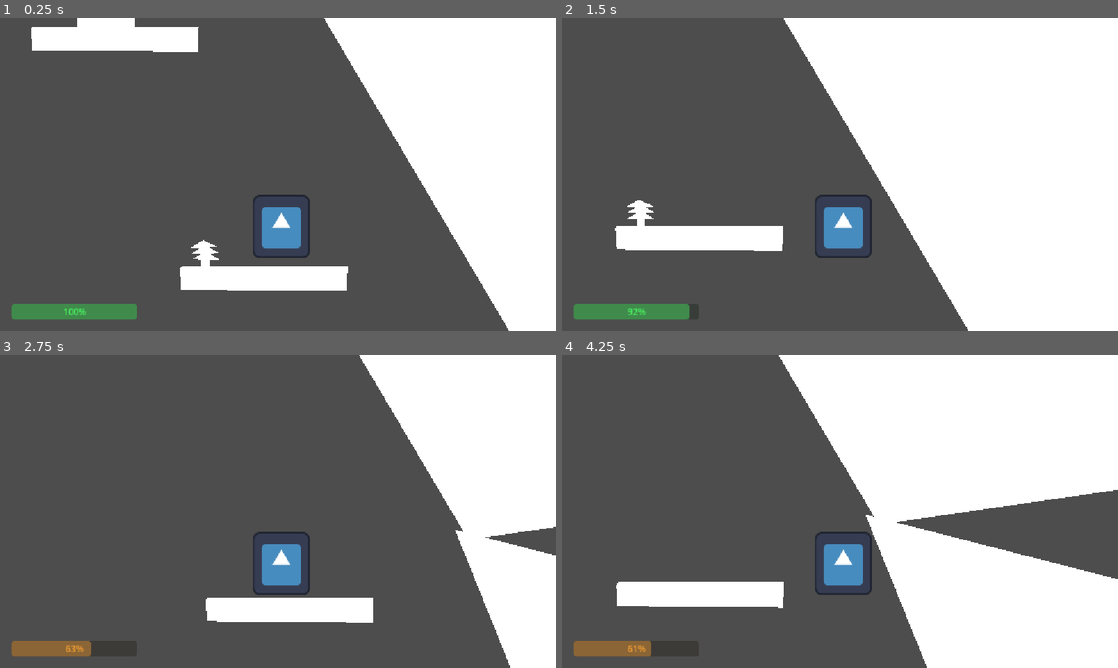
Above: before the commit, frames 1-4 (two rows, left to right).
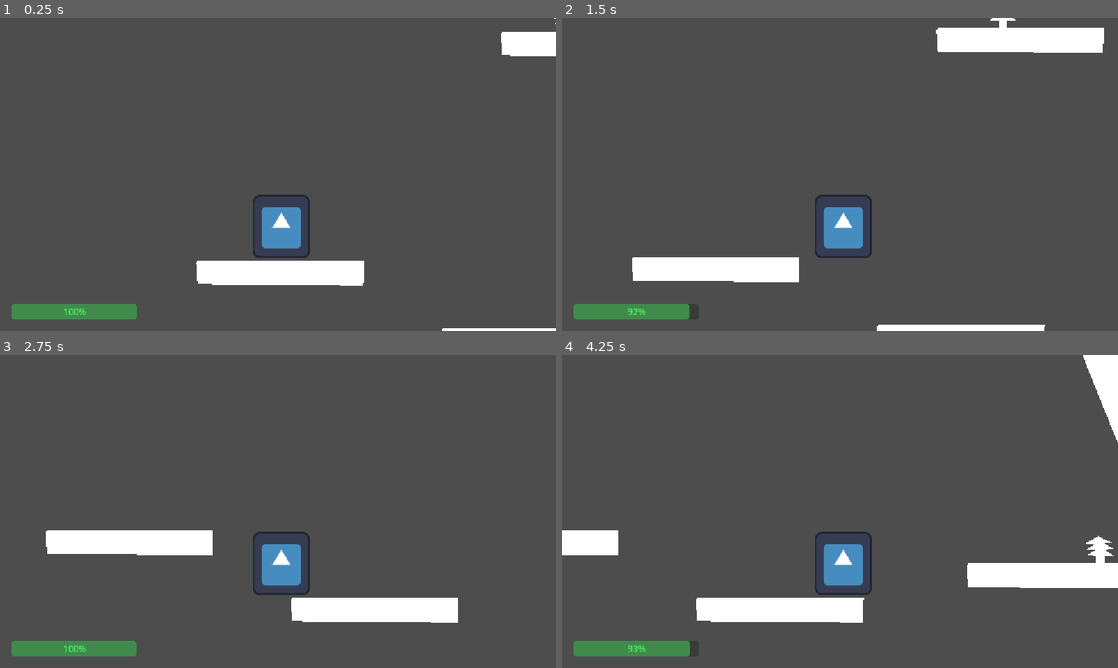
Above: after the commit, the same moments.

Repository: roycenstrom0/RS_climb_up_mountain
Game: Godot game, scene res://sandbox.tscn
The game is run twice, just before and just after one commit, with the same random seed, the same clock (stepped at 60 frames per second) and the same inputs. The engine's default icon, where the game draws it, is replaced by a stand-in: a white triangle on a blue panel in a dark square.
Inputs:
- Up to frame 1 (0.25 s): no input
- Up to frame 2 (1.5 s): tap Enter (ui_accept) at 0.5, 0.77 s; hold Right (ui_right) from 0.53 s (still down)
- Up to frame 3 (2.75 s): tap Enter (ui_accept) at 1.52 s; release Right (ui_right) at 2.03 s; hold Left (ui_left) from 2.03 s (still down)
- Up to frame 4 (4.25 s): release Left (ui_left) at 2.78 s; hold Right (ui_right) from 2.78 s (still down); tap Enter (ui_accept) at 3.02, 3.77 s

The runs differ from the first frame. In frame 1, 29% of the frame differs, in the area x 5-100%, y 0-100%; in frame 2, 46%, in the area x 9-100%, y 0-100%; in frame 3, 26%; in frame 4, 44%.

Commit message:
case and items
creating ways the play can heal and get advantages

Diff:
--- /dev/null
+++ b/adrenaline.tscn
@@ -0,0 +1,3 @@
+[gd_scene format=3 uid="uid://42hf5npsfhhh"]
+
+[node name="adrenaline shot" type="Node2D" unique_id=1802764779]
--- /dev/null
+++ b/case_or_something.gd
@@ -0,0 +1,92 @@
+extends Area2D
+
+# Emitted once, after the item is added to the inventory.
+signal case_opened(item_name: String)
+
+@export var player_group: StringName = &"player"
+@export var interact_action: StringName = &"interact"
+@export var prompt_text: String = "Press E to open"
+
+# Each item has the same chance of being chosen.
+const ITEMS: Array[String] = [
+	"Emergency Kit",
+	"Poison Recovery",
+	"Adrenaline Shot",
+]
+
+var opened: bool = false
+var player_in_range: Node2D = null
+
+# These nodes are included in loot_case.tscn. They are optional if you use
+# this script on your own case: replace them with your own visuals or UI.
+@onready var closed_visual := get_node_or_null("Closed") as CanvasItem
+@onready var open_visual := get_node_or_null("Open") as CanvasItem
+@onready var prompt := get_node_or_null("Prompt") as Label
+
+
+func _ready() -> void:
+	monitoring = true
+	if not body_entered.is_connected(_on_body_entered):
+		body_entered.connect(_on_body_entered)
+	if not body_exited.is_connected(_on_body_exited):
+		body_exited.connect(_on_body_exited)
+
+	_update_visuals()
+	if prompt != null:
+		prompt.hide()
+
+	if not InputMap.has_action(interact_action):
+		push_warning("Loot case: Add the 'interact' action in Project Settings > Input Map.")
+
+
+func _on_body_entered(body: Node2D) -> void:
+	if body.is_in_group(player_group):
+		player_in_range = body
+		if prompt != null:
+			prompt.text = "Already opened" if opened else prompt_text
+			prompt.show()
+
+
+func _on_body_exited(body: Node2D) -> void:
+	if body == player_in_range:
+		player_in_range = null
+		if prompt != null:
+			prompt.hide()
+
+
+func _unhandled_input(event: InputEvent) -> void:
+	if opened or not is_instance_valid(player_in_range):
+		return
+
+	if InputMap.has_action(interact_action) and event.is_action_pressed(interact_action):
+		# Prevent a single keypress from opening several overlapping cases.
+		get_viewport().set_input_as_handled()
+		_open_case()
+
+
+func _open_case() -> void:
+	if opened:
+		return
+
+	# Don't open or lose the item if the inventory hasn't been set up.
+	var inventory := get_node_or_null("/root/CaseInventory")
+	if inventory == null or not inventory.has_method("add_item"):
+		push_error("Loot case: Add case_inventory.gd as an Autoload named CaseInventory.")
+		if prompt != null:
+			prompt.text = "Inventory missing (see Output)"
+		return
+
+	var item_name: String = ITEMS[randi_range(0, ITEMS.size() - 1)]
+	opened = true
+	_update_visuals()
+	if prompt != null:
+		prompt.text = "You found: %s" % item_name
+	inventory.call("add_item", item_name)
+	case_opened.emit(item_name)
+
+
+func _update_visuals() -> void:
+	if closed_visual != null:
+		closed_visual.visible = not opened
+	if open_visual != null:
+		open_visual.visible = opened
--- /dev/null
+++ b/case_or_something.tscn
@@ -0,0 +1,19 @@
+[gd_scene format=3 uid="uid://dfqbwllx0p8pc"]
+
+[ext_resource type="Texture2D" uid="uid://4q335xxs2p" path="res://icon.svg" id="1_d7d2p"]
+[ext_resource type="Script" uid="uid://s0aswaryuean" path="res://case_or_something.gd" id="1_u4nnn"]
+
+[sub_resource type="RectangleShape2D" id="RectangleShape2D_4b7wr"]
+size = Vector2(82, 25)
+
+[node name="case_or_something" type="Area2D" unique_id=1333177460]
+script = ExtResource("1_u4nnn")
+
+[node name="Icon" type="Sprite2D" parent="." unique_id=951972100]
+position = Vector2(-2, -1)
+scale = Vector2(0.6445313, 0.22265625)
+texture = ExtResource("1_d7d2p")
+
+[node name="CollisionShape2D" type="CollisionShape2D" parent="." unique_id=637483875]
+position = Vector2(-3, -1)
+shape = SubResource("RectangleShape2D_4b7wr")
--- a/climber.gd
+++ b/climber.gd
@@ -1,4 +1,7 @@
 extends CharacterBody2D
+
+# Sent when a case (or another script) adds an item to the shared inventory.
+signal inventory_changed(item_name: String, new_total: int)
 
 @export var body_half_width: float = 8.0
 @export var body_half_height: float = 16.0
@@ -75,14 +78,66 @@
 var is_poisoned: bool = false
 var poison_timer: float = 0.0
 
+# The autoload is the source of truth, so these counts survive world changes.
+# This dictionary is connected to CaseInventory.items in _ready().
+var inventory: Dictionary = {
+	"Emergency Kit": 0,
+	"Poison Recovery": 0,
+	"Adrenaline Shot": 0,
+}
+var _case_inventory: Node = null
+
 
 func _ready() -> void:
 	add_to_group("player")
+	_setup_case_inventory()
 	current_energy = max_energy
 	particle_rng.randomize()
 	_setup_energy_bar()
 	_setup_climb_rock_particles()
 	_update_energy_bar()
+
+
+# Connect the player to the inventory used by the loot case. The inventory
+# stays in the CaseInventory autoload when a portal changes the world scene.
+func _setup_case_inventory() -> void:
+	_case_inventory = get_node_or_null("/root/CaseInventory")
+	if _case_inventory == null:
+		push_warning("Character: Add case_inventory.gd as an Autoload named CaseInventory.")
+		return
+
+	if not _case_inventory.has_method("add_item") or not _case_inventory.has_signal("item_added"):
+		push_warning("Character: CaseInventory must use the supplied case_inventory.gd script.")
+		_case_inventory = null
+		return
+
+	var stored_items: Variant = _case_inventory.get("items")
+	if typeof(stored_items) != TYPE_DICTIONARY:
+		push_warning("Character: CaseInventory.items must be a Dictionary.")
+		_case_inventory = null
+		return
+
+	# Dictionaries are shared by reference: case rewards appear here too.
+	inventory = stored_items
+	if not _case_inventory.is_connected("item_added", _on_case_item_added):
+		_case_inventory.connect("item_added", _on_case_item_added)
+
+
+# Add an item through the player. The existing case can also add directly
+# to CaseInventory; either way, both use the same item counts.
+func add_item(item_name: String) -> void:
+	if not is_instance_valid(_case_inventory):
+		push_error("Character: CaseInventory is not available. Check Project Settings > Autoload.")
+		return
+	_case_inventory.call("add_item", item_name)
+
+
+func get_item_count(item_name: String) -> int:
+	return int(inventory.get(item_name, 0))
+
+
+func _on_case_item_added(item_name: String, new_total: int) -> void:
+	inventory_changed.emit(item_name, new_total)
 
 
 func _physics_process(delta: float) -> void:
--- /dev/null
+++ b/emergancy_kit.tscn
@@ -0,0 +1,17 @@
+[gd_scene format=3 uid="uid://fkpg8eeih48j"]
+
+[sub_resource type="RectangleShape2D" id="RectangleShape2D_4b7wr"]
+size = Vector2(340, 148)
+
+[node name="emergancy_kit" type="Node2D" unique_id=1156249396]
+position = Vector2(553, 323)
+
+[node name="Polygon2D" type="Polygon2D" parent="." unique_id=1567216802]
+position = Vector2(188, -76)
+scale = Vector2(1.7631582, -3.0144)
+polygon = PackedVector2Array(-191.33368, -51.333332, -4.666992, -52, -3.3336792, -2, -193.33368, -3.3333282)
+uv = PackedVector2Array(-191.33368, -51.333332, -4.666992, -52, -3.3336792, -2, -193.33368, -3.3333282)
+
+[node name="CollisionShape2D" type="CollisionShape2D" parent="." unique_id=560124201]
+position = Vector2(15, 5)
+shape = SubResource("RectangleShape2D_4b7wr")
--- /dev/null
+++ b/poison_recovery.tscn
@@ -0,0 +1,17 @@
+[gd_scene format=3 uid="uid://dj2w0rs5plpr5"]
+
+[sub_resource type="CapsuleShape2D" id="CapsuleShape2D_4b7wr"]
+radius = 21.0
+height = 92.0
+
+[node name="poison_recovery" type="Node2D" unique_id=863926796]
+position = Vector2(337, 231)
+
+[node name="Polygon2D" type="Polygon2D" parent="." unique_id=2045470428]
+position = Vector2(24, 18)
+polygon = PackedVector2Array(-58.000336, -52, -57.33368, -0.6666641, -17.33368, 2, -14.666992, -48, -28.666992, -52, -25.33368, -75.33333, -47.33368, -76, -44.666992, -52)
+uv = PackedVector2Array(-58.000336, -52, -57.33368, -0.6666641, -17.33368, 2, -14.666992, -48, -33.33368, -50.666664, -33.33368, -76, -47.33368, -76, -47.33368, -57.333332)
+
+[node name="CollisionShape2D" type="CollisionShape2D" parent="." unique_id=1222665347]
+position = Vector2(-13, -18)
+shape = SubResource("CapsuleShape2D_4b7wr")
--- a/sandbox.tscn
+++ b/sandbox.tscn
@@ -7,20 +7,19 @@
 [ext_resource type="PackedScene" uid="uid://b8yttj3igq754" path="res://mountainwallv2.tscn" id="5_ypj6x"]
 [ext_resource type="PackedScene" uid="uid://b7sbvt6eglumf" path="res://fog.tscn" id="6_ypj6x"]
 [ext_resource type="PackedScene" uid="uid://bxq5yx28tbbbw" path="res://poison_bush.tscn" id="7_0fpt2"]
-[ext_resource type="PackedScene" uid="uid://v7eoneor24wg" path="res://cave_or_exittoworld.tscn" id="8_0fpt2"]
 
 [node name="torial" type="Node2D" unique_id=213354541]
 position = Vector2(326, 176)
 script = ExtResource("1_rvmsc")
 
 [node name="climber_player" parent="." unique_id=98054088 groups=["death"] instance=ExtResource("2_p7lbm")]
-position = Vector2(-24, -2302)
+position = Vector2(99, 99)
 
 [node name="plateform2m" parent="." unique_id=1639055123 instance=ExtResource("1_cojph")]
-position = Vector2(978, 279)
+position = Vector2(1035, 283)
 
 [node name="plateform2m2" parent="." unique_id=1623221357 instance=ExtResource("1_cojph")]
-position = Vector2(467, 387)
+position = Vector2(474, 354)
 
 [node name="plateform" parent="." unique_id=1976617560 instance=ExtResource("1_cojph")]
 position = Vector2(-500, -2645)
@@ -71,13 +70,10 @@
 position = Vector2(2565, 829)
 
 [node name="poison_bush" parent="." unique_id=1390078506 instance=ExtResource("7_0fpt2")]
-position = Vector2(1215, 139)
+position = Vector2(1242, 143)
 
 [node name="poison_bush2" parent="." unique_id=1805849337 instance=ExtResource("7_0fpt2")]
 position = Vector2(-208, -2287)
 
 [node name="poison_bush3" parent="." unique_id=1798629734 instance=ExtResource("7_0fpt2")]
 position = Vector2(665, -399)
-
-[node name="cave_or_exittoworld" parent="." unique_id=1445704855 instance=ExtResource("8_0fpt2")]
-position = Vector2(-369, -2714)
--- a/worldpt_1.tscn
+++ b/worldpt_1.tscn
@@ -4,8 +4,6 @@
 [ext_resource type="PackedScene" uid="uid://cdhkarwd0hnox" path="res://plateform.tscn" id="2_clibv"]
 [ext_resource type="PackedScene" uid="uid://qqm65v7jidnj" path="res://mountainwall.tscn" id="3_3jpig"]
 [ext_resource type="PackedScene" uid="uid://b8yttj3igq754" path="res://mountainwallv2.tscn" id="4_clibv"]
-[ext_resource type="PackedScene" uid="uid://v7eoneor24wg" path="res://cave_or_exittoworld.tscn" id="5_3jpig"]
-[ext_resource type="PackedScene" path="sandbox.tscn" id="6_xew8r"]
 
 [node name="worldpt1" type="Node2D" unique_id=2037389333]
 
@@ -59,7 +57,3 @@
 
 [node name="v2mountain" parent="." unique_id=202055447 instance=ExtResource("4_clibv")]
 position = Vector2(929, -1985)
-
-[node name="cave_or_exittoworld" parent="." unique_id=1445704855 instance=ExtResource("5_3jpig")]
-position = Vector2(-3134, -5876)
-next_world = ExtResource("6_xew8r")
Not shown, added: case_or_something.gd.uid
